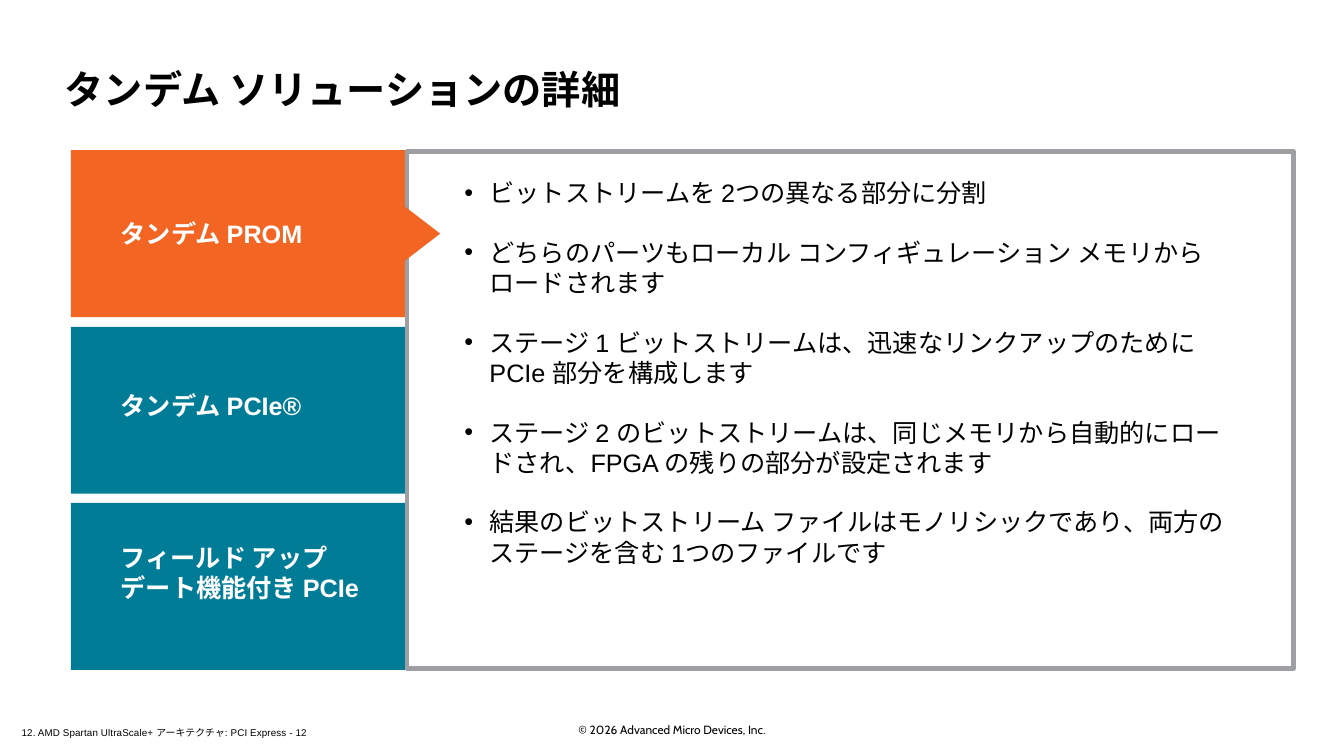
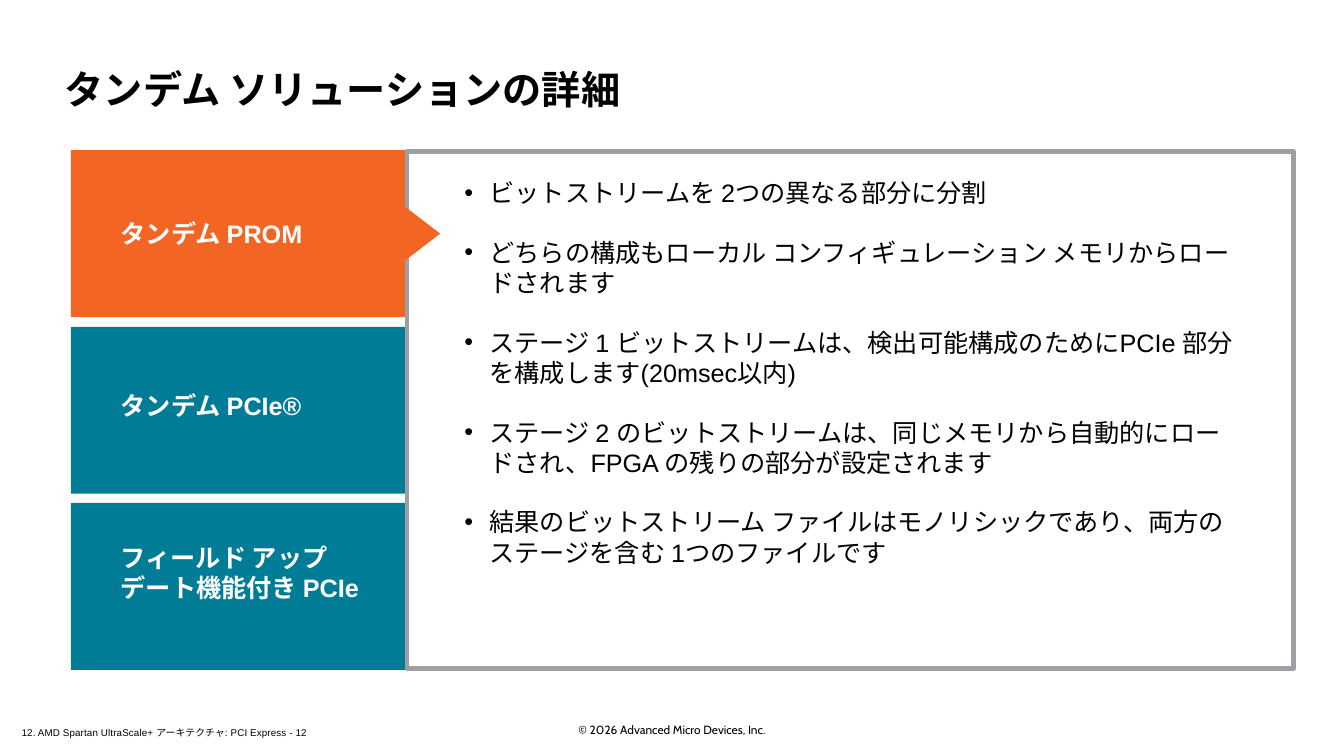
Before and after one commit to hdlabjk/spusp, a slide deck: slide 12 of doc/slides_docx/12. AMD Spartan UltraScale+ Architecture PCI Express_ILT_translated_ja.pptx. Drawn at 1344x756 pixels with LibreOffice and Linux fonts; fonts in the diff are those of the drawing; background and template pictures are left out. Boxes give left, top, right and bottom in pixels: in the first picture for what was removed or moved away, otherwise in the second. Text is boxed around its words. In the diff, an @@ line names an element or a change of style, - is before the commit and + after.

```diff
--- a/doc/slides_docx/12. AMD Spartan UltraScale+ Architecture PCI Express_ILT_translated_ja.pptx
+++ b/doc/slides_docx/12. AMD Spartan UltraScale+ Architecture PCI Express_ILT_translated_ja.pptx
@@ text at [489, 240, 1233, 388]: text changed @@
-  • どちらのパーツもローカル コンフィギュレーション メモリからロードされます
-  • ステージ 1 ビットストリームは、迅速なリンクアップのために PCIe 部分を構成します
+  • どちらの構成もローカル コンフィギュレーション メモリからロードされます
+  • ステージ 1 ビットストリームは、検出可能構成のためにPCIe 部分を構成します(20msec以内)
```
Also in this commit, not shown: 12 other slides changed, 10 other files.
